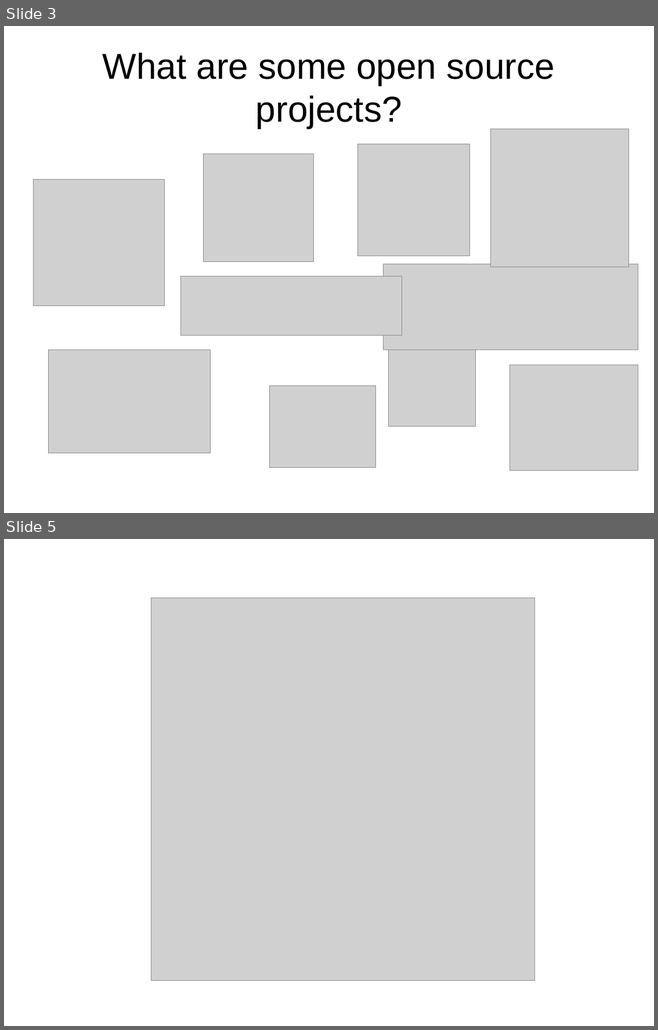
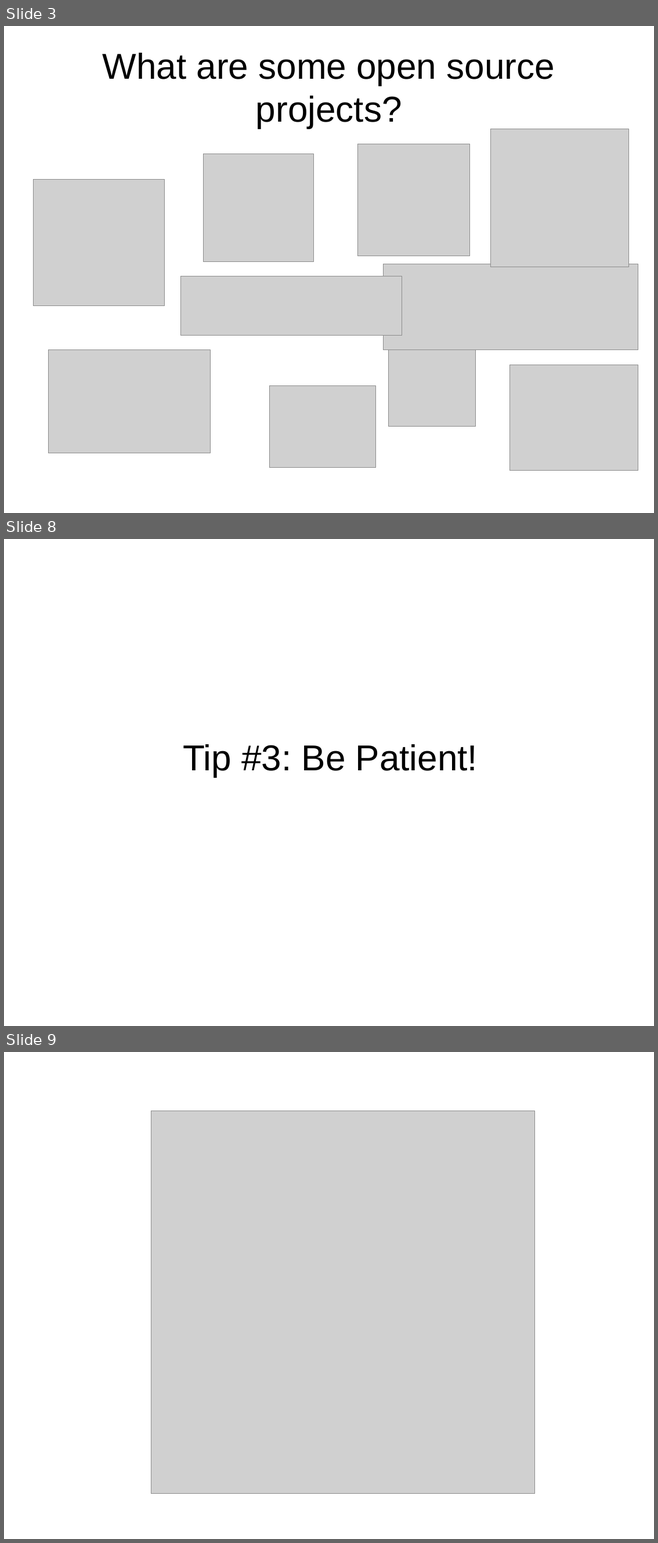
Before and after one commit to openhatch/open-source-comes-to-campus, a slide deck: curriculum/presentations/standard_slides.odp. Shown one above the other, each under a label of ours: slides 3 and 5 before the commit, slides 3, 8 and 9 after it; the slides between them are not shown. The pictures are 658x1030 and 658x1543 pixels, drawn with LibreOffice and Linux fonts; fonts in the diff are those of the drawing; grey boxes stand for pictures. Boxes give left, top, right and bottom in pixels: in the first picture for what was removed or moved away, otherwise in the second. Text is boxed around its words. In the diff, an @@ line names an element or a change of style, - is before the commit and + after.

```diff
--- a/curriculum/presentations/standard_slides.odp
+++ b/curriculum/presentations/standard_slides.odp
@@ slide 8 added at bbox=[4, 539, 654, 1026], background #FFFFFF @@
@@ title added at bbox=[183, 744, 477, 777], 44 pt, text #000000 @@
+Tip #3: Be Patient!
@@ what was slide 5 is now slide 9 @@
```
Also in this commit, not shown: 3 slides changed, 4 other slides added, 2 slides removed.
